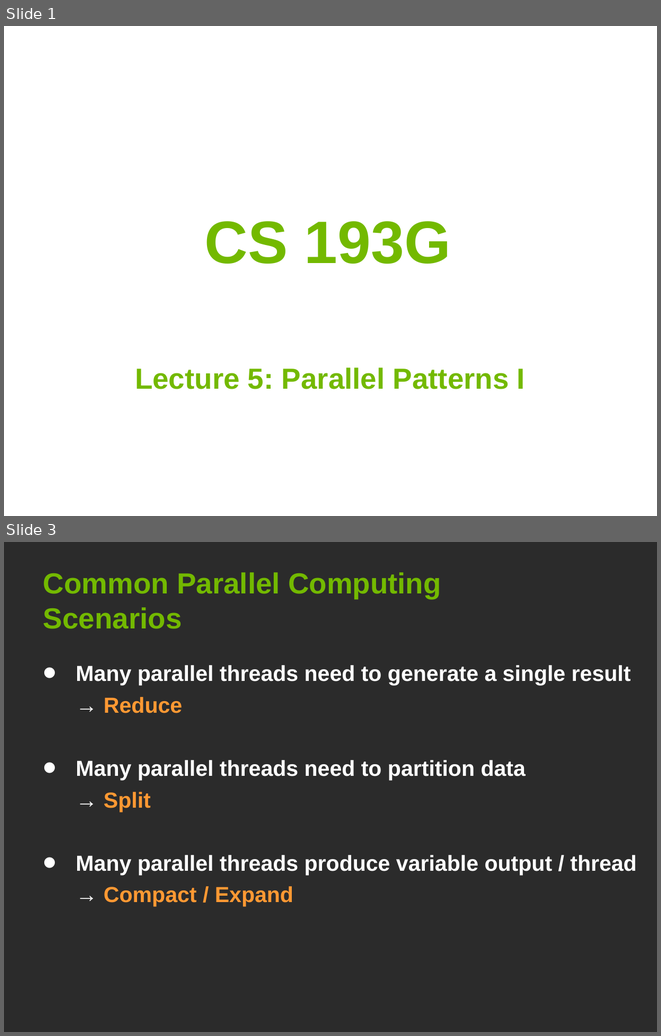
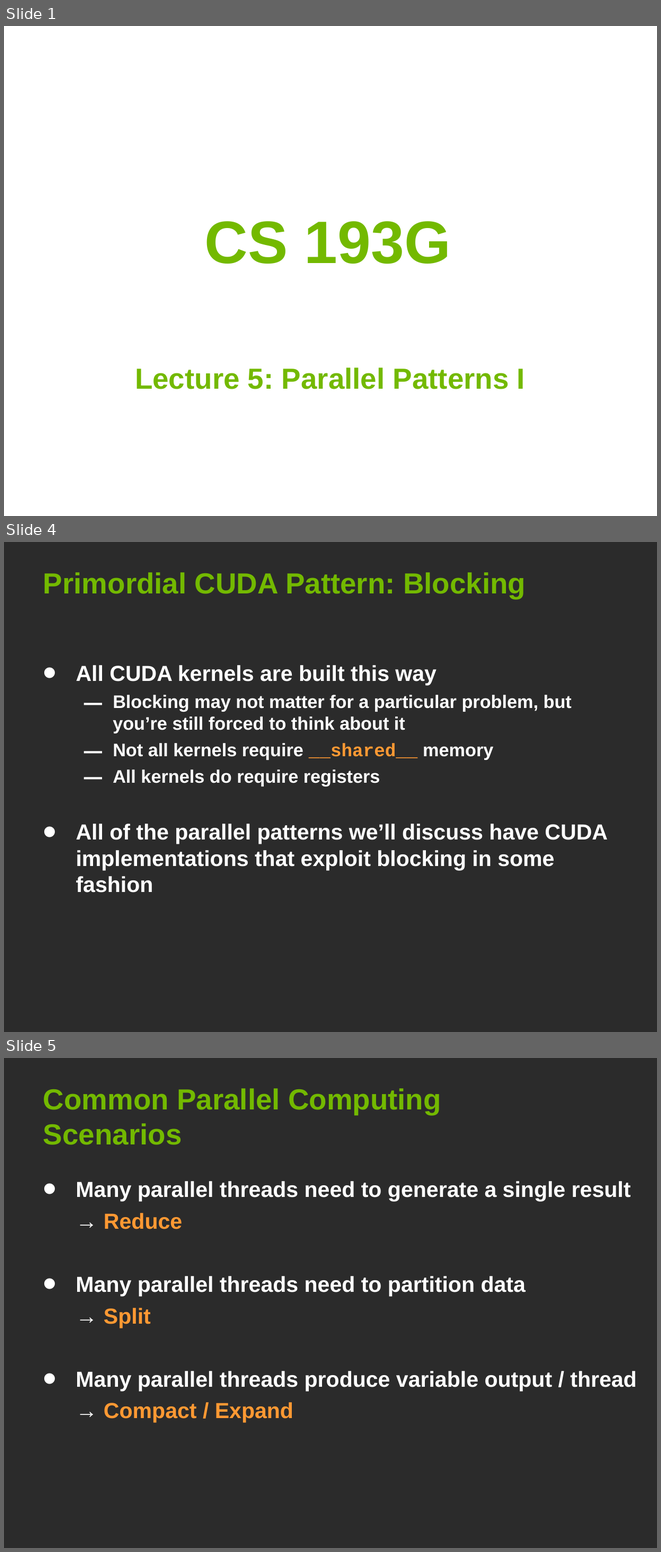
Before and after one commit to deeperlearning/stanford-cs193g-sp2010, a slide deck: lectures/lecture_6/parallel_patterns_1.ppt. Shown one above the other, each under a label of ours: slides 1 and 3 before the commit, slides 1, 4 and 5 after it; the slides between them are not shown. The pictures are 661x1036 and 661x1552 pixels, drawn with LibreOffice and Linux fonts; fonts in the diff are those of the drawing; background and template pictures are left out; a plain dark background stands for a picture behind light text. Boxes give left, top, right and bottom in pixels: in the first picture for what was removed or moved away, otherwise in the second. Text is boxed around its words. In the diff, an @@ line names an element or a change of style, - is before the commit and + after.

```diff
--- a/lectures/lecture_6/parallel_patterns_1.ppt
+++ b/lectures/lecture_6/parallel_patterns_1.ppt
@@ slide 4 added at box(4, 542, 657, 1032), background picture (left out) @@
@@ title added at box(43, 572, 526, 599), 32 pt, text #73B900, bold @@
+Primordial CUDA Pattern: Blocking
@@ text added at box(76, 665, 608, 892), 20 pt, text #FFFFFF, bold @@
+• All CUDA kernels are built this way
+  – Blocking may not matter for a particular problem, but you’re still forced to think about it
+  – Not all kernels require __shared__ memory
+  – All kernels do require registers
+• All of the parallel patterns we’ll discuss have CUDA implementations that exploit blocking in some fashion
@@ what was slide 3 is now slide 5 @@
```
Also in this commit, not shown: 9 slides changed, 1 other slide added.
